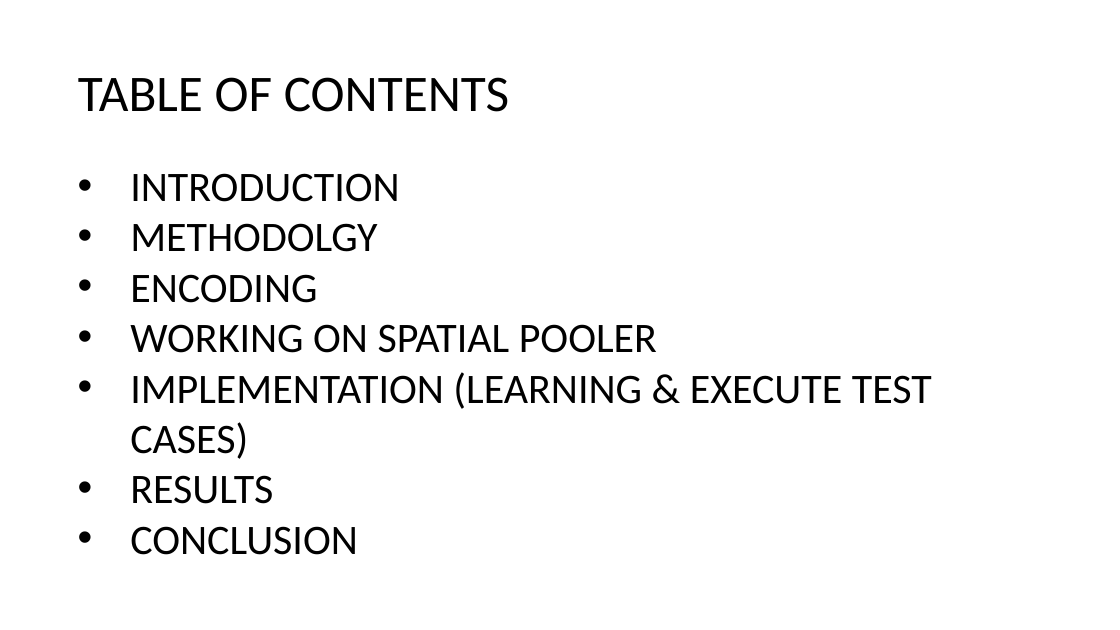
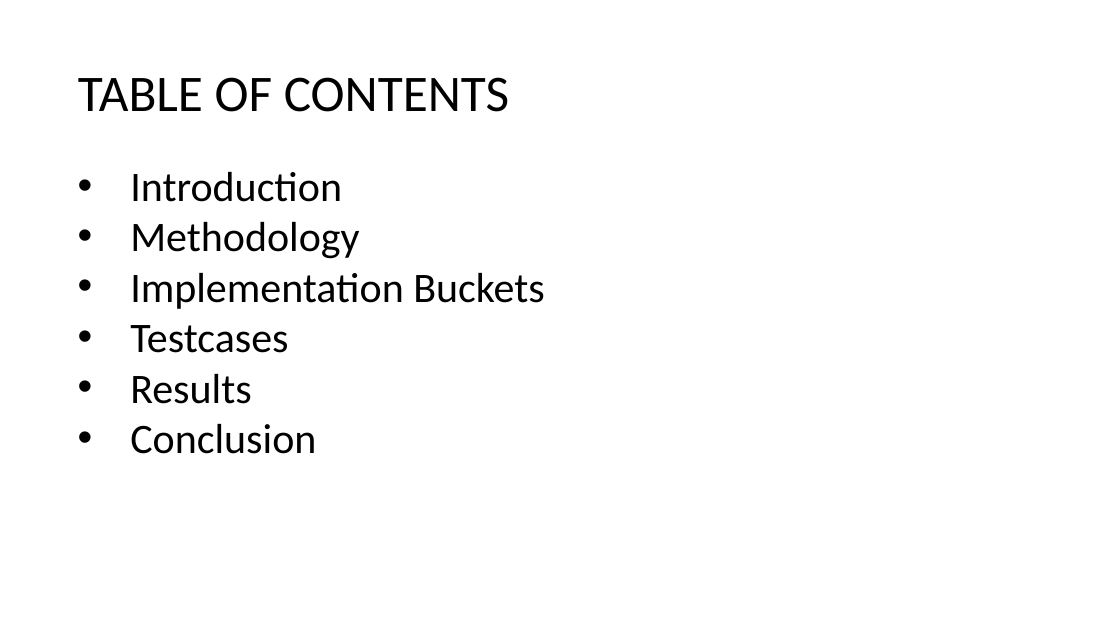
Before and after one commit to sahithkumar1999/neocortexapi, a slide deck: slide 3 of source/NeoCortexApi/Documents/Group Presentation[ScalarEncoder with Buckets].pptx. Drawn at 1120x630 pixels with LibreOffice and Linux fonts; fonts in the diff are those of the drawing. Boxes give left, top, right and bottom in pixels: in the first picture for what was removed or moved away, otherwise in the second. Text is boxed around its words. In the diff, an @@ line names an element or a change of style, - is before the commit and + after.

```diff
--- a/source/NeoCortexApi/Documents/Group Presentation[ScalarEncoder with Buckets].pptx
+++ b/source/NeoCortexApi/Documents/Group Presentation[ScalarEncoder with Buckets].pptx
@@ text at box(130, 172, 544, 454): text changed @@
-• INTRODUCTION
-• METHODOLGY
-• ENCODING
-• WORKING ON SPATIAL POOLER
-• IMPLEMENTATION (LEARNING & EXECUTE TEST CASES)
-• RESULTS
-• CONCLUSION
+• Introduction
+• Methodology
+• Implementation Buckets
+• Testcases
+• Results
+• Conclusion
```
Also in this commit, not shown: 2 other slides changed, 2 slides added, 1 other file.
